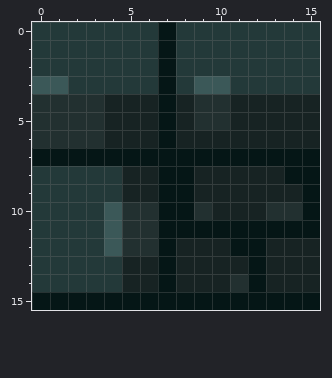
Two versions of one pixel-art file, WizardJump/WizardJump/Files/bricks-sprites.aseprite. Above is the file before it was changed.
16x16 pixels, 1 frame. Colours within 5 levels of each other are drawn and written as one.
After the commit:
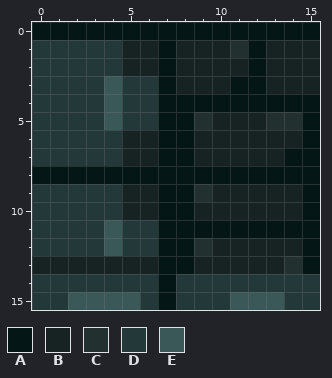
Palette (. is transparent): A #051616  B #172323  C #223030  D #233939  E #3b5858
Change:
layer "Top" now hidden
layer "Bottom" now hidden
layer "TopRight" now hidden
layer "TopLeft" now hidden
layer "Middle" now hidden
layer "MiddleRight" now hidden
layer "MiddleLeft" now hidden
layer "BottomRight" now hidden
layer "TopRight #2" now hidden
@@ x 0..15 @@
- 0 DDDDDDDADDDDDDDD
- 1 DDDDDDDADDDDDDDD
- 2 DDDDDDDADDDDDDDD
- 3 EEDDDDDADEEDDDDD
- 4 CCCCBBBABCCBBBBB
- 5 CCCCBBBABCCBBBBB
- 6 CCCCBBBABBBBBBBB
- 7 AAAAAAAAAAAAAAAA
- 8 DDDDDBBAABBBBBAA
- 9 DDDDDBBAABBBBBBA
-10 DDDDECCAACBBBCCA
-11 DDDDECCAAAAAAAAA
-12 DDDDECCABBBAABBB
-13 DDDDDBBABBBBABBB
-14 DDDDDBBABBBCABBB
-15 AAAAAAAAAAAAAAAA
+ 0 AAAAAAAAAAAAAAAA
+ 1 DDDDDBBABBBCABBB
+ 2 DDDDDBBABBBBABBB
+ 3 DDDDEDDABBBAABBB
+ 4 DDDDEDDAAAAAAAAA
+ 5 DDDDEDDAACBBBCCA
+ 6 DDDDDBBAABBBBBBA
+ 7 DDDDDBBAABBBBBAA
+ 8 AAAAAAAAAAAAAAAA
+ 9 DDDDDBBAACBBBBBA
+10 DDDDDBBAABBBBBBA
+11 DDDDEDDAAAAAAAAA
+12 DDDDEDDAACBBBBBA
+13 BBBBBBBAABBBBBCA
+14 DDDDDDDADDDDDDDD
+15 DDEEEEDADDDEEEDD
Pixel boxes of the changes (left, top, right, bottom) in both pictures:
changed: (32, 22, 320, 310)
